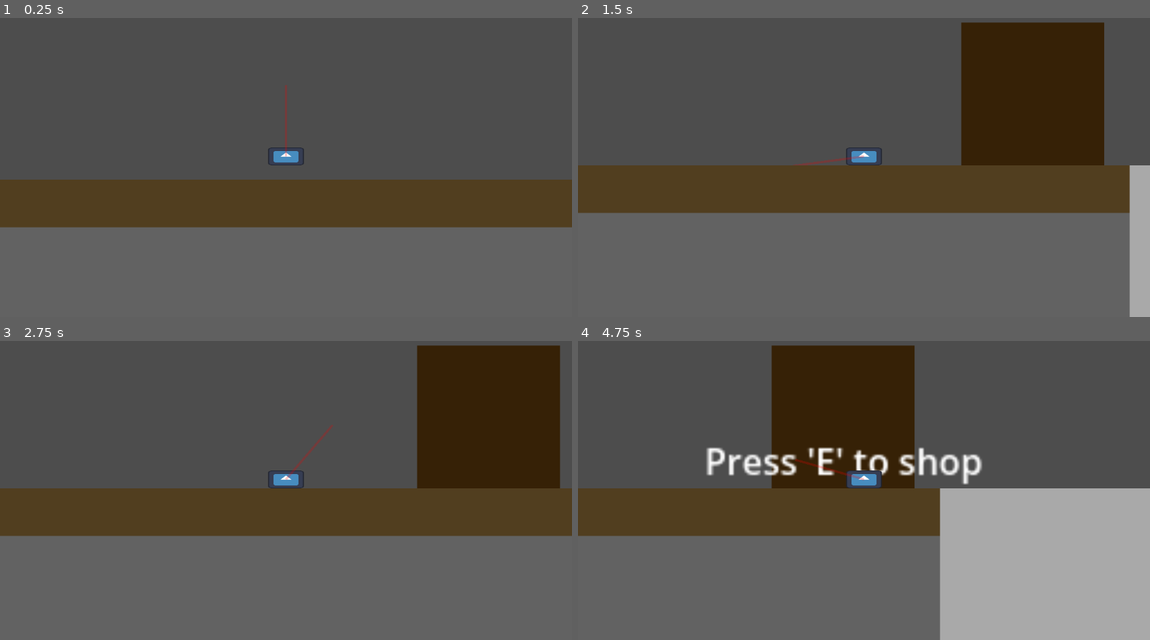
Above: before the commit, frames 1-4 (two rows, left to right).
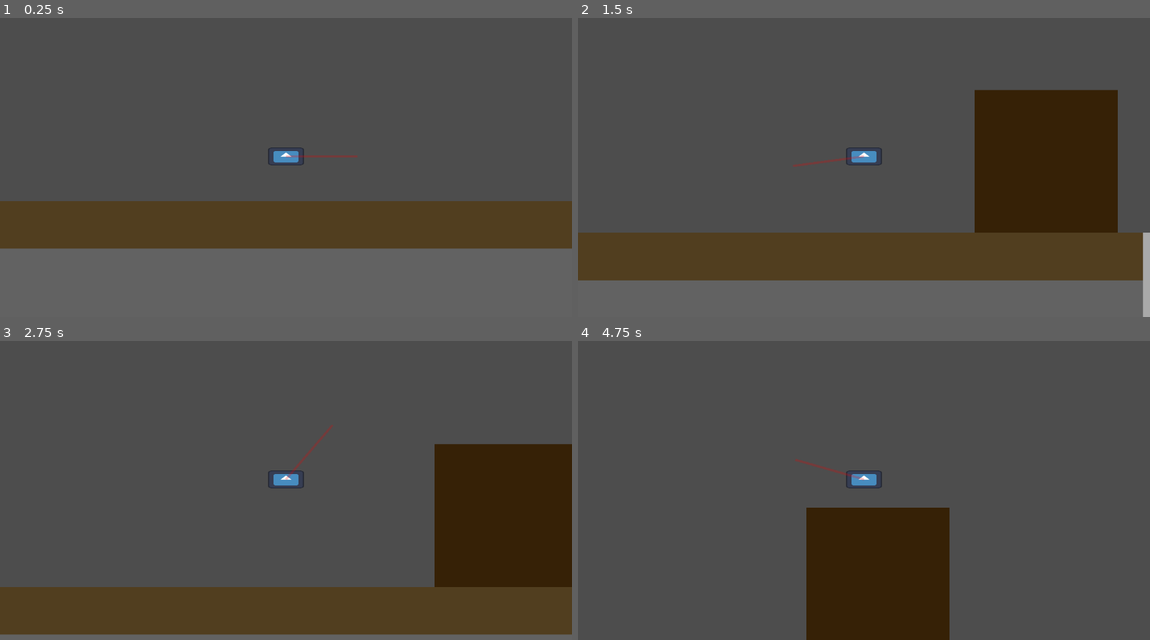
Above: after the commit, the same moments.

Repository: Vryllon/Meow_Miners
Game: Godot game, scene res://Scenes/levels/lobby.tscn
Two runs of this game, one before a commit and one after it. Both use one fixed random seed, a clock stepped at 60 frames per second and the inputs below. The project has no main scene, so this scene is started directly. The engine's default icon, where the game draws it, is replaced by a stand-in: a white triangle on a blue panel in a dark square.
Inputs (mouse positions are in pixels of both pictures, inside the frame that each line leads up to):
- Up to frame 1 (0.25 s): no input
- Up to frame 2 (1.5 s): move the mouse to (989, 140) at 0.52 s; hold Right (move_right) from 0.53 s (still down); tap W (jump, bound only before the commit) at 0.6, 0.77, 1.07 s; move the mouse to (749, 173) at 1.27 s; tap E (interact) at 1.35 s
- Up to frame 3 (2.75 s): tap W (jump, bound only before the commit) at 1.52, 1.55, 1.82, 2.3 s; tap E (interact) at 2 s; move the mouse to (343, 409) at 2.02 s; release Right (move_right) at 2.03 s; press the mouse at (343, 409) at 2.03 s; hold A (move_left) from 2.03 s (still down)
- Up to frame 4 (4.75 s): move the mouse to (835, 544) at 2.77 s; release A (move_left) at 2.78 s; release the mouse at (835, 544) at 2.78 s; hold Right (move_right) 2.78-4.28 s; tap W (jump, bound only before the commit) at 2.85, 3.02, 3.32, 3.77, 3.8, 4.07, 4.52, 4.55 s; tap E (interact) at 3.5 s; move the mouse to (1035, 526) at 3.52 s; hold E (interact) 3.53-4.28 s; move the mouse to (692, 430) at 4.27 s; hold A (move_left) from 4.28 s (still down); click (692, 430) at 4.35 s

The runs differ from the first frame. In frame 1, 15% of the frame differs, in the area x 0-100%, y 22-78%; in frame 2, 41%; in frame 3, 45%; in frame 4, 50%, in the area x 0-100%, y 1-100%.

Commit message:
Changed to top down
Changed player movement to a top down style

Diff:
--- a/meow-miners/Scenes/levels/lobby.tscn
+++ b/meow-miners/Scenes/levels/lobby.tscn
@@ -19,7 +19,6 @@
 [node name="Player" parent="." unique_id=840833898 instance=ExtResource("1_b7rcr")]
 position = Vector2(0, -60)
 scale = Vector2(0.75, 0.75)
-slide_on_ceiling = false
 
 [node name="Mining_Area" parent="." unique_id=605624765 instance=ExtResource("1_fmxxw")]
 show_behind_parent = true
--- a/meow-miners/Scripts/Characters/player.gd
+++ b/meow-miners/Scripts/Characters/player.gd
@@ -2,7 +2,6 @@
 
 
 const SPEED = 300.0
-const JUMP_VELOCITY = -400.0
 
 var inv = []
 var currency = 0
@@ -35,21 +34,15 @@
 
 # Function that handles movement updates during physics_process
 func handle_move(delta: float) -> void:
-	# Add the gravity.
-	if not is_on_floor():
-		velocity += get_gravity() * delta
-
-	# Handle jump.
-	if Input.is_action_just_pressed("jump") and is_on_floor():
-		velocity.y = JUMP_VELOCITY
-
 	# Get the input direction and handle the movement/deceleration.
 	# As good practice, you should replace UI actions with custom gameplay actions.
-	var direction := Input.get_axis("move_left", "move_right")
-	if direction:
-		velocity.x = direction * SPEED
-	else:
-		velocity.x = move_toward(velocity.x, 0, SPEED)
+	var directionx := Input.get_axis("move_left", "move_right")
+	var directiony := Input.get_axis("move_up", "move_down")
+
+	velocity.x = directionx
+	velocity.y = directiony
+
+	velocity = velocity.normalized() * SPEED
 
 	move_and_slide()
 
--- a/meow-miners/project.godot
+++ b/meow-miners/project.godot
@@ -16,13 +16,6 @@
 
 [input]
 
-jump={
-"deadzone": 0.2,
-"events": [Object(InputEventKey,"resource_local_to_scene":false,"resource_name":"","device":-1,"window_id":0,"alt_pressed":false,"shift_pressed":false,"ctrl_pressed":false,"meta_pressed":false,"pressed":false,"keycode":0,"physical_keycode":87,"key_label":0,"unicode":119,"location":0,"echo":false,"script":null)
-, Object(InputEventKey,"resource_local_to_scene":false,"resource_name":"","device":-1,"window_id":0,"alt_pressed":false,"shift_pressed":false,"ctrl_pressed":false,"meta_pressed":false,"pressed":false,"keycode":0,"physical_keycode":32,"key_label":0,"unicode":32,"location":0,"echo":false,"script":null)
-, Object(InputEventKey,"resource_local_to_scene":false,"resource_name":"","device":-1,"window_id":0,"alt_pressed":false,"shift_pressed":false,"ctrl_pressed":false,"meta_pressed":false,"pressed":false,"keycode":0,"physical_keycode":4194320,"key_label":0,"unicode":0,"location":0,"echo":false,"script":null)
-]
-}
 move_left={
 "deadzone": 0.2,
 "events": [Object(InputEventKey,"resource_local_to_scene":false,"resource_name":"","device":-1,"window_id":0,"alt_press …(191 unchanged characters)…
@@ -33,12 +26,6 @@
 "deadzone": 0.2,
 "events": [Object(InputEventKey,"resource_local_to_scene":false,"resource_name":"","device":-1,"window_id":0,"alt_press …(195 unchanged characters)…
 , Object(InputEventKey,"resource_local_to_scene":false,"resource_name":"","device":-1,"window_id":0,"alt_pressed":false …(183 unchanged characters)…
-]
-}
-duck={
-"deadzone": 0.2,
-"events": [Object(InputEventKey,"resource_local_to_scene":false,"resource_name":"","device":-1,"window_id":0,"alt_pressed":false,"shift_pressed":false,"ctrl_pressed":false,"meta_pressed":false,"pressed":false,"keycode":0,"physical_keycode":83,"key_label":0,"unicode":115,"location":0,"echo":false,"script":null)
-, Object(InputEventKey,"resource_local_to_scene":false,"resource_name":"","device":-1,"window_id":0,"alt_pressed":false,"shift_pressed":false,"ctrl_pressed":false,"meta_pressed":false,"pressed":false,"keycode":0,"physical_keycode":4194322,"key_label":0,"unicode":0,"location":0,"echo":false,"script":null)
 ]
 }
 interact={
@@ -52,6 +39,18 @@
 "events": [Object(InputEventMouseButton,"resource_local_to_scene":false,"resource_name":"","device":-1,"window_id":0,"a …(253 unchanged characters)…
 ]
 }
+move_up={
+"deadzone": 0.2,
+"events": [Object(InputEventKey,"resource_local_to_scene":false,"resource_name":"","device":-1,"window_id":0,"alt_pressed":false,"shift_pressed":false,"ctrl_pressed":false,"meta_pressed":false,"pressed":false,"keycode":0,"physical_keycode":87,"key_label":0,"unicode":119,"location":0,"echo":false,"script":null)
+, Object(InputEventKey,"resource_local_to_scene":false,"resource_name":"","device":-1,"window_id":0,"alt_pressed":false,"shift_pressed":false,"ctrl_pressed":false,"meta_pressed":false,"pressed":false,"keycode":0,"physical_keycode":4194320,"key_label":0,"unicode":0,"location":0,"echo":false,"script":null)
+]
+}
+move_down={
+"deadzone": 0.2,
+"events": [Object(InputEventKey,"resource_local_to_scene":false,"resource_name":"","device":-1,"window_id":0,"alt_pressed":false,"shift_pressed":false,"ctrl_pressed":false,"meta_pressed":false,"pressed":false,"keycode":0,"physical_keycode":83,"key_label":0,"unicode":115,"location":0,"echo":false,"script":null)
+, Object(InputEventKey,"resource_local_to_scene":false,"resource_name":"","device":-1,"window_id":0,"alt_pressed":false,"shift_pressed":false,"ctrl_pressed":false,"meta_pressed":false,"pressed":false,"keycode":0,"physical_keycode":4194322,"key_label":0,"unicode":0,"location":0,"echo":false,"script":null)
+]
+}
 
 [physics]
 
